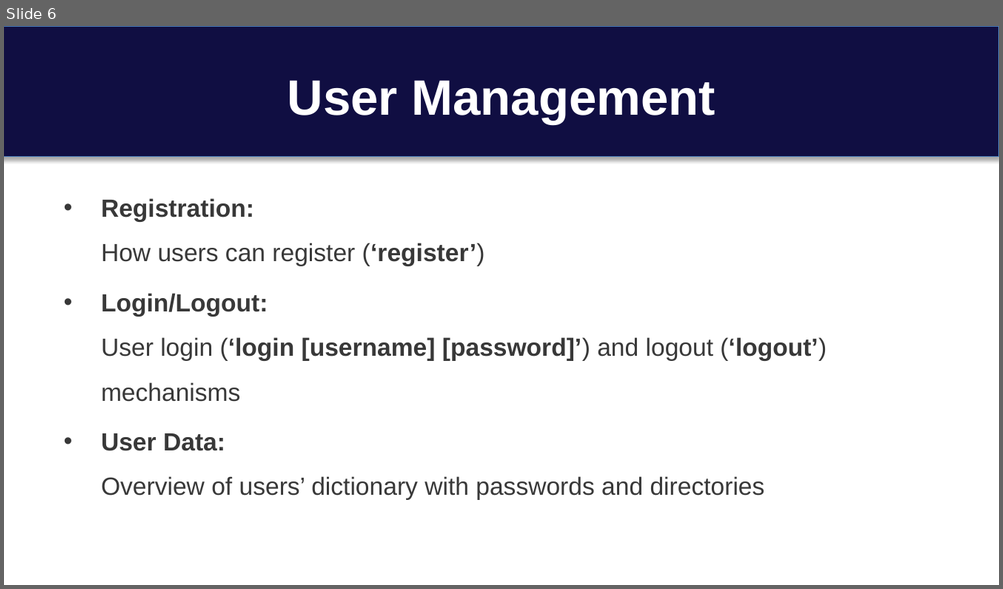
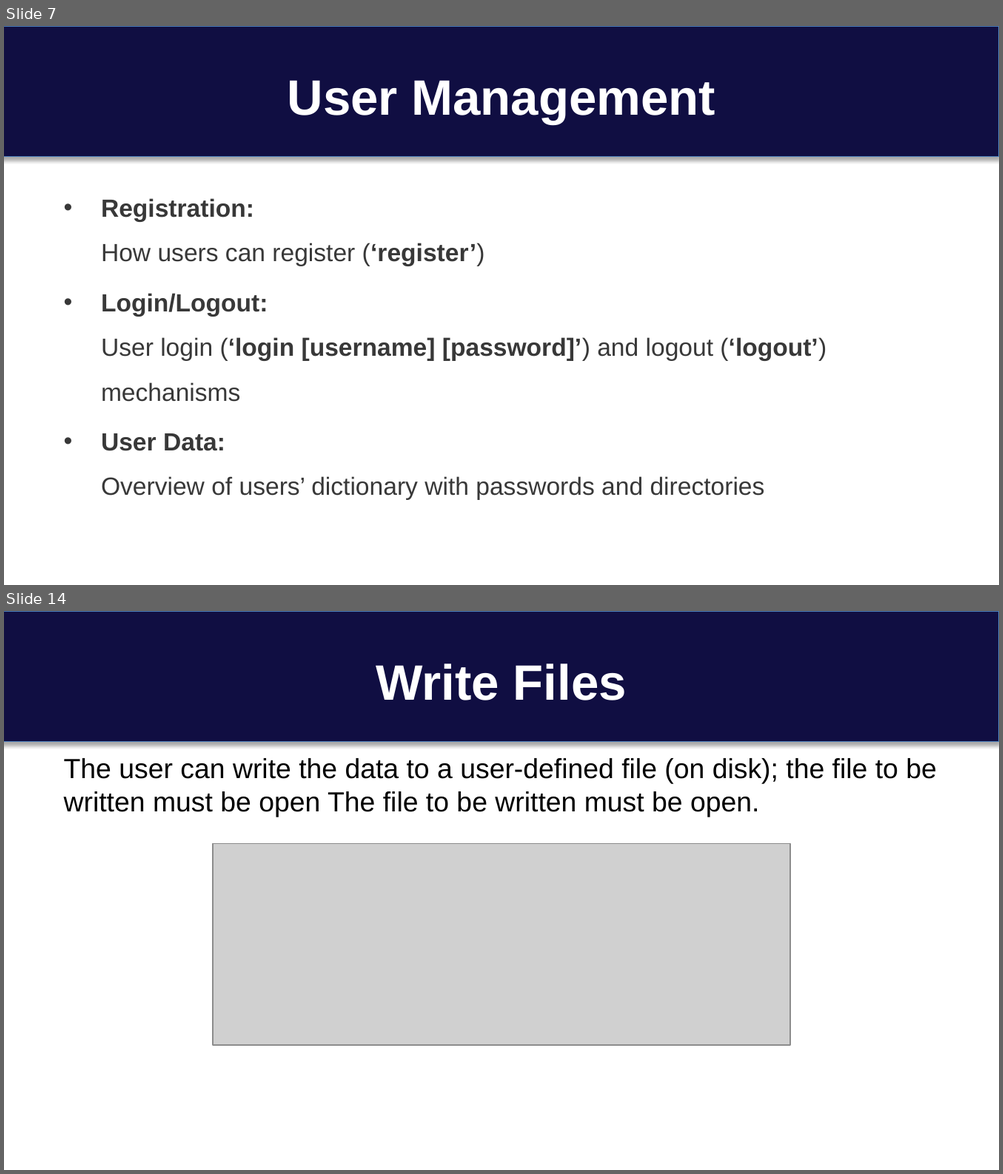
Before and after one commit to cseuconn/CSE-OS-2023-FALL, a slide deck: CSE-5305/Zongming_Juli/VFS presentation.pptx. Shown one above the other, each under a label of ours: slide 6 before the commit, slides 7 and 14 after it; the slides between them are not shown. The pictures are 1003x589 and 1003x1174 pixels, drawn with LibreOffice and Linux fonts; fonts in the diff are those of the drawing; grey boxes stand for pictures. Boxes give left, top, right and bottom in pixels: in the first picture for what was removed or moved away, otherwise in the second. Text is boxed around its words. In the diff, an @@ line names an element or a change of style, - is before the commit and + after.

```diff
--- a/CSE-5305/Zongming_Juli/VFS presentation.pptx
+++ b/CSE-5305/Zongming_Juli/VFS presentation.pptx
@@ slide 14 added at [4,611,999,1170], background #FFFFFF; not listed: 1 template element that a slide beside it also shows @@
@@ title added at [376,664,626,701], 36 pt, text #FFFFFF, bold @@
+Write Files
@@ text added at [64,758,936,817], 20 pt, text #000000 @@
+The user can write the data to a user-defined file (on disk); the file to be written must be open The file to be written must be open.
@@ picture added at [213,843,790,1045] @@
@@ what was slide 6 is now slide 7 @@
```
Also in this commit, not shown: 7 slides changed, 11 other slides added, 2 slides removed, 1 other file.
